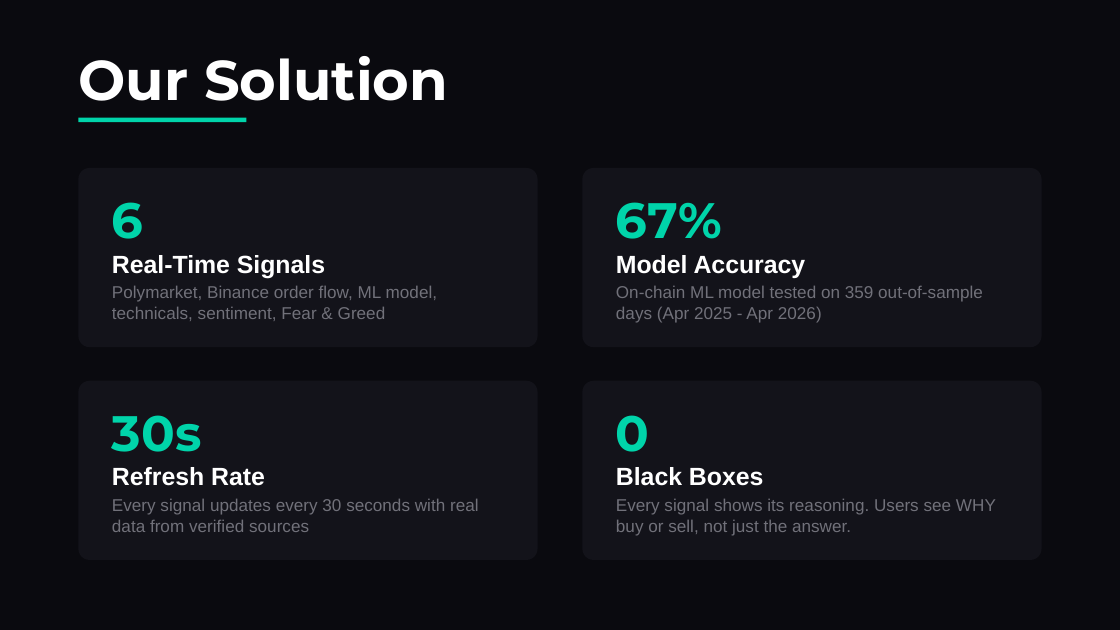
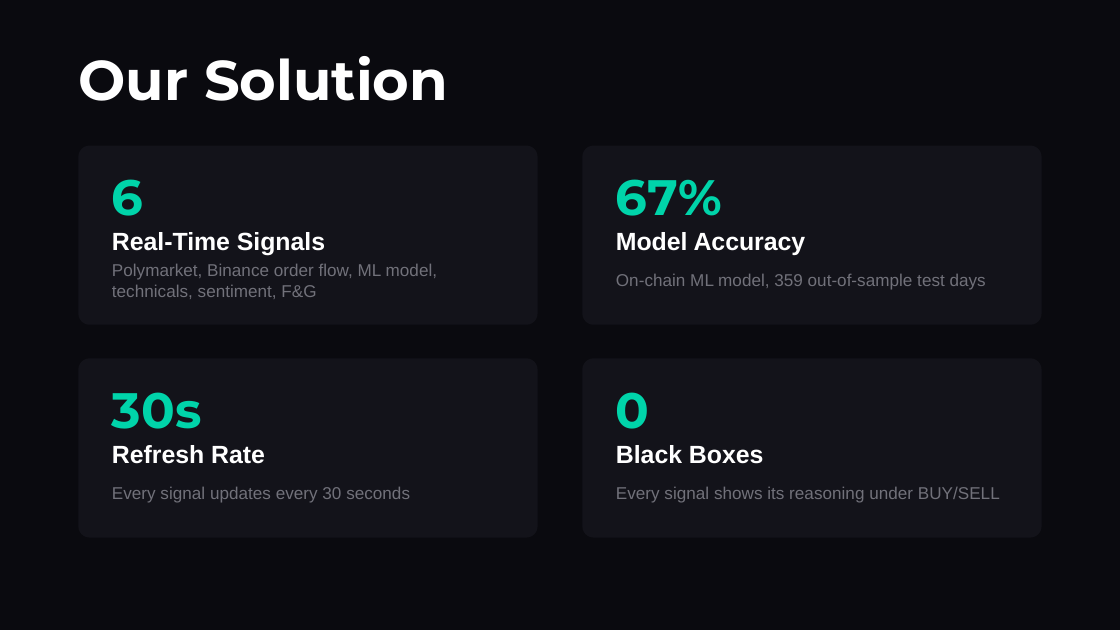
Before and after one commit to saieshagupta-cpu/truemarkets-predictions, a slide deck: slide 3 of TrueMarkets_Pitch_Deck.pptx. Drawn at 1120x630 pixels with LibreOffice and Linux fonts; fonts in the diff are those of the drawing. Boxes give left, top, right and bottom in pixels: in the first picture for what was removed or moved away, otherwise in the second. Text is boxed around its words. In the diff, an @@ line names an element or a change of style, - is before the commit and + after.

```diff
--- a/TrueMarkets_Pitch_Deck.pptx
+++ b/TrueMarkets_Pitch_Deck.pptx
@@ rectangle removed at (x1=78, y1=118, x2=246, y2=122) @@
@@ 8 texts, 2 rounded rectangles moved together from (x1=78, y1=168, x2=1042, y2=486) to (x1=78, y1=146, x2=1042, y2=464) @@
@@ text at (x1=112, y1=264, x2=437, y2=299): text changed @@
-Polymarket, Binance order flow, ML model, technicals, sentiment, Fear & Greed
+Polymarket, Binance order flow, ML model, technicals, sentiment, F&G
@@ text at (x1=616, y1=274, x2=986, y2=290): text changed @@
-On-chain ML model tested on 359 out-of-sample days (Apr 2025 - Apr 2026)
+On-chain ML model, 359 out-of-sample test days
@@ rounded rectangle moved from (x1=78, y1=381, x2=538, y2=560) to (x1=78, y1=358, x2=538, y2=538) @@
@@ rounded rectangle moved from (x1=582, y1=381, x2=1042, y2=560) to (x1=582, y1=358, x2=1042, y2=538) @@
@@ text at (x1=112, y1=487, x2=410, y2=503): text changed @@
-Every signal updates every 30 seconds with real data from verified sources
+Every signal updates every 30 seconds
@@ text at (x1=616, y1=487, x2=1000, y2=503): text changed @@
-Every signal shows its reasoning. Users see WHY buy or sell, not just the answer.
+Every signal shows its reasoning under BUY/SELL
```
Also in this commit, not shown: 6 other slides changed, 2 slides added, 1 slide removed, 6 other files.
